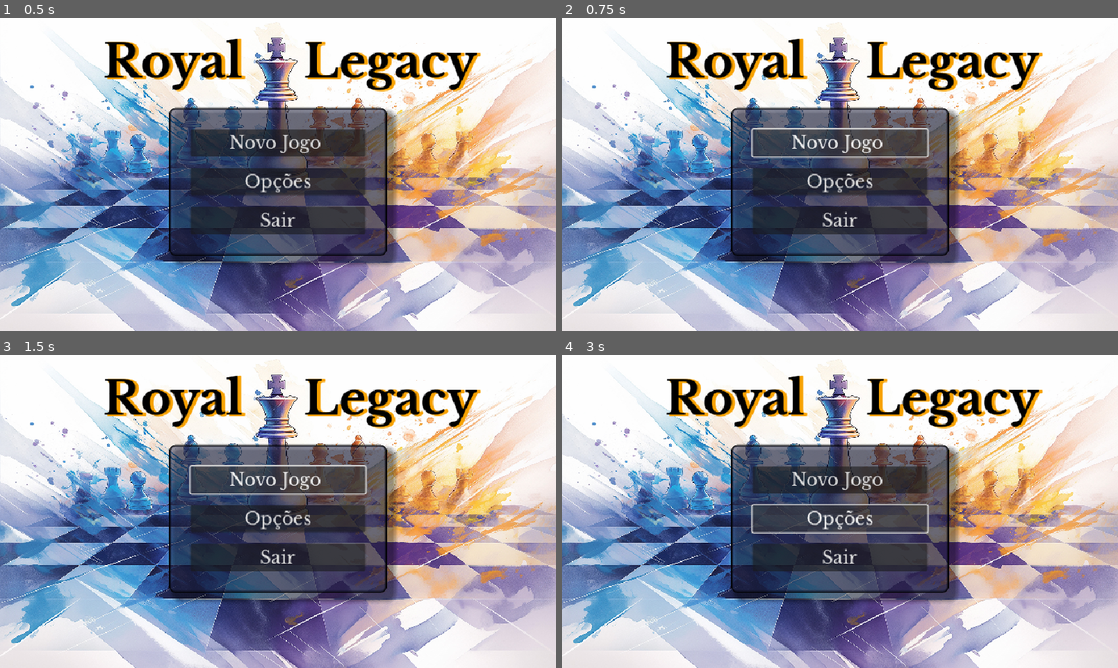
Above: before the commit, frames 1-4 (two rows, left to right).
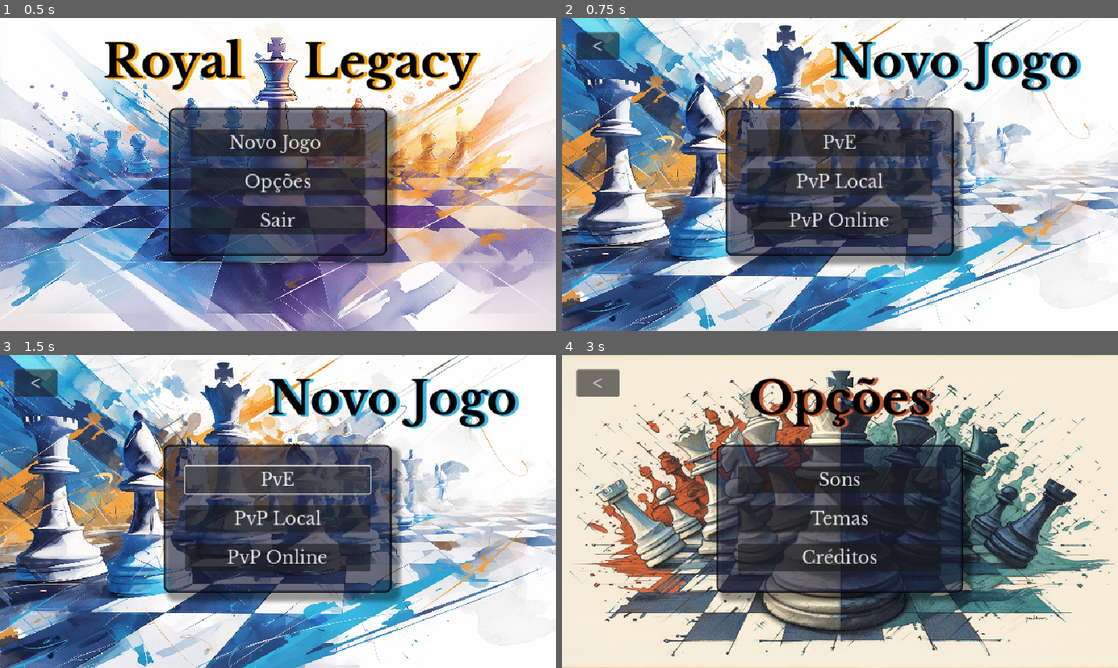
Above: after the commit, the same moments.

Repository: Joao-Paulo06/Royal_Legacy
Game: Godot game, scene res://cenas/estruturador.tscn
The game is run twice, just before and just after one commit, with the same random seed, the same clock (stepped at 60 frames per second) and the same inputs. Before the commit the project starts from res://menu_principal.tscn.
Inputs (mouse positions are in pixels of both pictures, inside the frame that each line leads up to):
- Up to frame 1 (0.5 s): no input
- Up to frame 2 (0.75 s): click "Novo Jogo" at 0.5 s
- Up to frame 3 (1.5 s): click (278, 480) at 1.25 s, where only the run before the commit has a clickable "Novo Jogo"
- Up to frame 4 (3 s): click (595, 383) at 2 s, where only the run after the commit has a clickable "<"; click "Opções" at 2.75 s

Frame 1 is identical in both runs. In frame 2, 74% of the frame differs, in the area x 0-100%, y 0-100%; in frame 3, 73%; in frame 4, 85%.

Commit message:
Organização de arquivos e pastas

Diff:
--- a/royal-legacy/estruturador.tscn
+++ b/royal-legacy/cenas/estruturador.tscn
@@ -1,9 +1,9 @@
 [gd_scene load_steps=5 format=3 uid="uid://uc1uv57stt28"]
 
-[ext_resource type="Script" uid="uid://dumuijyxx18jm" path="res://estruturador.gd" id="1_s4gh1"]
-[ext_resource type="PackedScene" uid="uid://b0mlqk52vlpxk" path="res://menu_opcoes.tscn" id="2_jqohn"]
-[ext_resource type="PackedScene" uid="uid://cce28b022shju" path="res://menu_novo_jogo.tscn" id="3_iy0r7"]
-[ext_resource type="PackedScene" uid="uid://cfrx3e3sbyo4a" path="res://menu_principal.tscn" id="4_ehvh2"]
+[ext_resource type="Script" uid="uid://dumuijyxx18jm" path="res://scripts/estruturador.gd" id="1_s4gh1"]
+[ext_resource type="PackedScene" uid="uid://b0mlqk52vlpxk" path="res://cenas/menu_opcoes.tscn" id="2_jqohn"]
+[ext_resource type="PackedScene" uid="uid://cce28b022shju" path="res://cenas/menu_novo_jogo.tscn" id="3_iy0r7"]
+[ext_resource type="PackedScene" uid="uid://cfrx3e3sbyo4a" path="res://cenas/menu_principal.tscn" id="4_ehvh2"]
 
 [node name="estruturador" type="Node"]
 script = ExtResource("1_s4gh1")
--- a/royal-legacy/menu_novo_jogo.tscn
+++ b/royal-legacy/cenas/menu_novo_jogo.tscn
@@ -1,7 +1,7 @@
 [gd_scene load_steps=7 format=3 uid="uid://cce28b022shju"]
 
 [ext_resource type="Texture2D" uid="uid://bsmemqsbqydas" path="res://temas/tema_8.jpg" id="1_rqoo8"]
-[ext_resource type="Script" uid="uid://dwec0mm5hfw0j" path="res://menu_novo_jogo.gd" id="2_0i6gi"]
+[ext_resource type="Script" uid="uid://dwec0mm5hfw0j" path="res://scripts/menu_novo_jogo.gd" id="2_0i6gi"]
 [ext_resource type="FontFile" uid="uid://d3wyk170ulhtp" path="res://fontes/LibreBaskerville-Bold.ttf" id="2_ree10"]
 [ext_resource type="FontFile" uid="uid://cwjl7kg0e40pe" path="res://fontes/LibreBaskerville-Regular.ttf" id="3_gfsje"]
 
--- a/royal-legacy/menu_opcoes.tscn
+++ b/royal-legacy/cenas/menu_opcoes.tscn
@@ -2,7 +2,7 @@
 
 [ext_resource type="Texture2D" uid="uid://djhhgqj4qd32d" path="res://temas/tema_10.jpg" id="1_eju38"]
 [ext_resource type="FontFile" uid="uid://d3wyk170ulhtp" path="res://fontes/LibreBaskerville-Bold.ttf" id="2_60l56"]
-[ext_resource type="Script" uid="uid://ly2jsaje63gy" path="res://menu_opcoes.gd" id="2_nto3o"]
+[ext_resource type="Script" uid="uid://ly2jsaje63gy" path="res://scripts/menu_opcoes.gd" id="2_nto3o"]
 [ext_resource type="FontFile" uid="uid://cwjl7kg0e40pe" path="res://fontes/LibreBaskerville-Regular.ttf" id="3_nto3o"]
 
 [sub_resource type="LabelSettings" id="LabelSettings_psh2s"]
--- a/royal-legacy/menu_principal.tscn
+++ b/royal-legacy/cenas/menu_principal.tscn
@@ -2,7 +2,7 @@
 
 [ext_resource type="FontFile" uid="uid://d3wyk170ulhtp" path="res://fontes/LibreBaskerville-Bold.ttf" id="1_6jyd1"]
 [ext_resource type="Texture2D" uid="uid://cnd3lbdp4a4af" path="res://temas/tema_6.jpg" id="1_yd14j"]
-[ext_resource type="Script" uid="uid://d3stdyasrjvbn" path="res://menu_principal.gd" id="2_ns3he"]
+[ext_resource type="Script" uid="uid://d3stdyasrjvbn" path="res://scripts/menu_principal.gd" id="2_ns3he"]
 [ext_resource type="FontFile" uid="uid://cwjl7kg0e40pe" path="res://fontes/LibreBaskerville-Regular.ttf" id="2_uhy6f"]
 
 [sub_resource type="LabelSettings" id="LabelSettings_psh2s"]
--- a/royal-legacy/icon.svg
+++ /dev/null
@@ -1 +0,0 @@
-<svg xmlns="http://www.w3.org/2000/svg" width="128" height="128"><rect width="124" height="124" x="2" y="2" fill="#363d52" stroke="#212532" stroke-width="4" rx="14"/><g fill="#fff" transform="translate(12.322 12.322)scale(.101)"><path d="M105 673v33q407 354 814 0v-33z"/><path fill="#478cbf" d="m105 673 152 14q12 1 15 14l4 67 132 10 8-61q2-11 15-15h162q13 4 15 15l8 61 132-10 4-67q3-13 15-14l152-14V427q30-39 56-81-35-59-83-108-43 20-82 47-40-37-88-64 7-51 8-102-59-28-123-42-26 43-46 89-49-7-98 0-20-46-46-89-64 14-123 42 1 51 8 102-48 27-88 64-39-27-82-47-48 49-83 108 26 42 56 81zm0 33v39c0 276 813 276 814 0v-39l-134 12-5 69q-2 10-14 13l-162 11q-12 0-16-11l-10-65H446l-10 65q-4 11-16 11l-162-11q-12-3-14-13l-5-69z"/><path d="M483 600c0 34 58 34 58 0v-86c0-34-58-34-58 0z"/><circle cx="725" cy="526" r="90"/><circle cx="299" cy="526" r="90"/></g><g fill="#414042" transform="translate(12.322 12.322)scale(.101)"><circle cx="307" cy="532" r="60"/><circle cx="717" cy="532" r="60"/></g></svg>
--- a/royal-legacy/project.godot
+++ b/royal-legacy/project.godot
@@ -11,9 +11,8 @@
 [application]
 
 config/name="Royal Legacy"
-run/main_scene="res://menu_principal.tscn"
+run/main_scene="uid://uc1uv57stt28"
 config/features=PackedStringArray("4.5", "GL Compatibility")
-config/icon="res://icon.svg"
 
 [display]
 
Not shown, removed: royal-legacy/icon.svg.import
Renamed: royal-legacy/estruturador.gd -> royal-legacy/scripts/estruturador.gd
Renamed: royal-legacy/estruturador.gd.uid -> royal-legacy/scripts/estruturador.gd.uid
Renamed: royal-legacy/menu_novo_jogo.gd -> royal-legacy/scripts/menu_novo_jogo.gd
Renamed: royal-legacy/menu_novo_jogo.gd.uid -> royal-legacy/scripts/menu_novo_jogo.gd.uid
Renamed: royal-legacy/menu_opcoes.gd -> royal-legacy/scripts/menu_opcoes.gd
Renamed: royal-legacy/menu_opcoes.gd.uid -> royal-legacy/scripts/menu_opcoes.gd.uid
Renamed: royal-legacy/menu_principal.gd -> royal-legacy/scripts/menu_principal.gd
Renamed: royal-legacy/menu_principal.gd.uid -> royal-legacy/scripts/menu_principal.gd.uid
